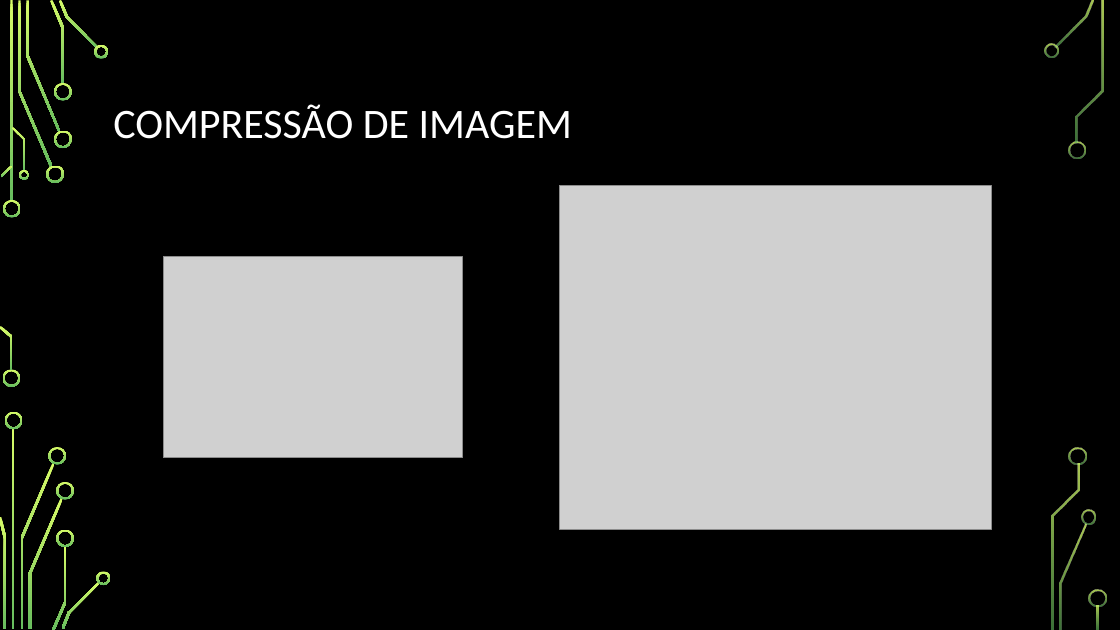
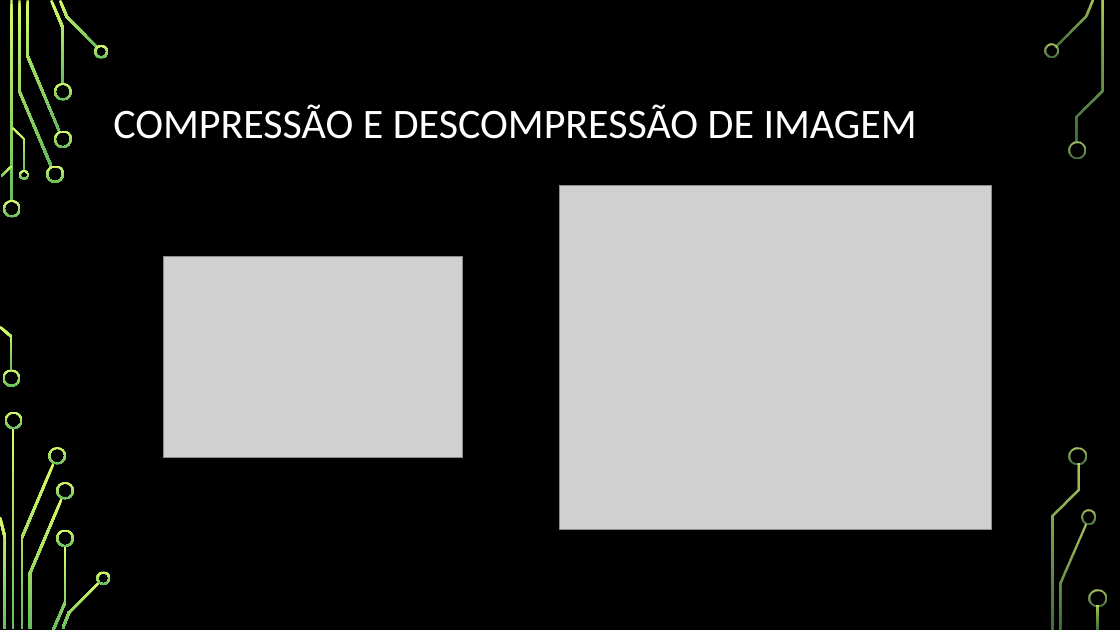
Before and after one commit to ritalmeida/Multim-dia-2, a slide deck: slide 5 of Apresentacao.pptx. Drawn at 1120x630 pixels with LibreOffice and Linux fonts; fonts in the diff are those of the drawing; grey boxes stand for pictures; background and template pictures are left out. Boxes give left, top, right and bottom in pixels: in the first picture for what was removed or moved away, otherwise in the second. Text is boxed around its words. In the diff, an @@ line names an element or a change of style, - is before the commit and + after.

```diff
--- a/Apresentacao.pptx
+++ b/Apresentacao.pptx
@@ title at (x1=113, y1=104, x2=917, y2=139): text changed @@
-COMPRESSÃO DE IMAGEM
+COMPRESSÃO E DESCOMPRESSÃO DE IMAGEM
```
Also in this commit, not shown: 1 other slide changed, 1 other file.
